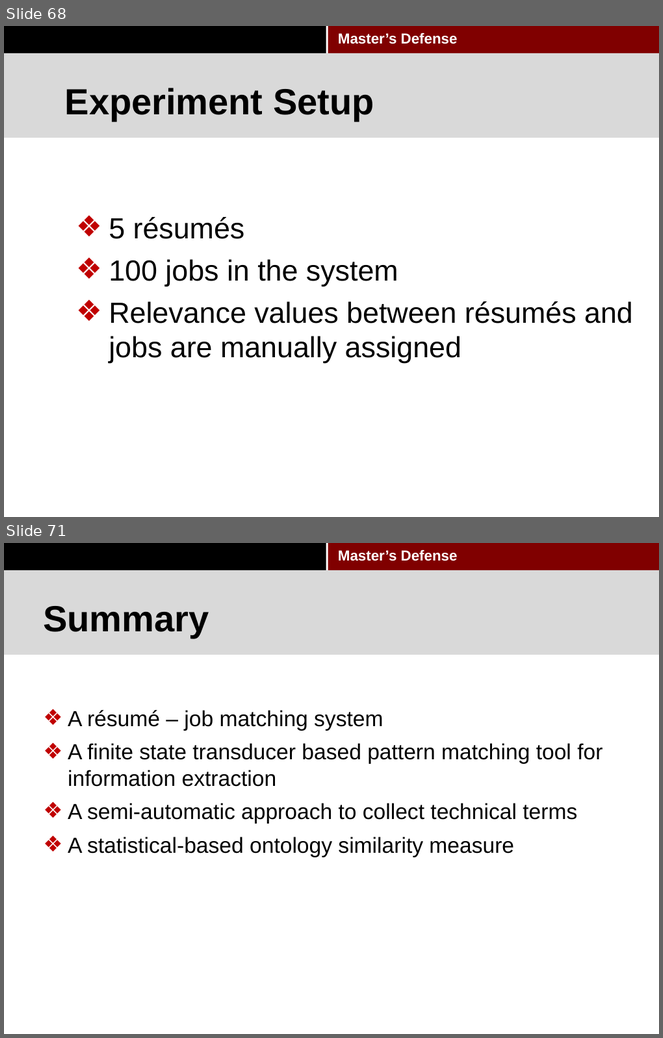
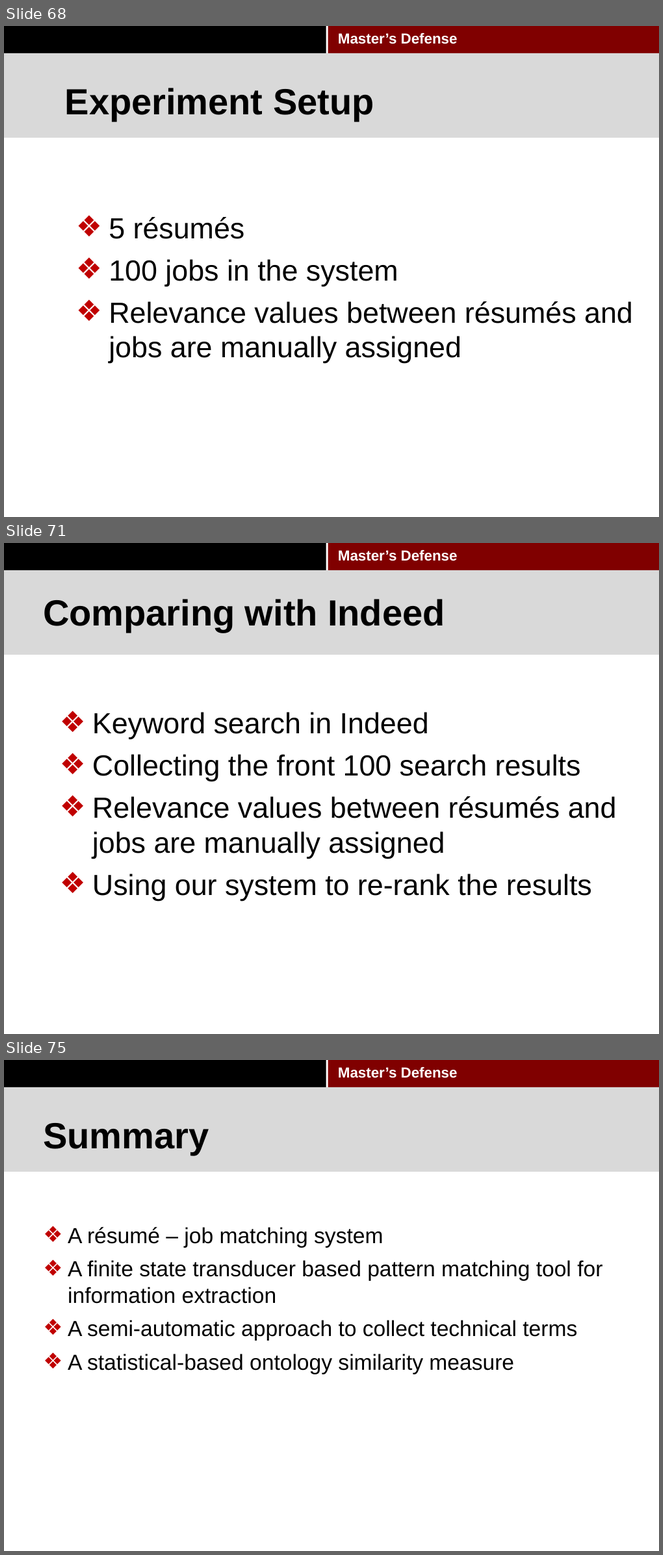
Before and after one commit to pkushiqiang/thesis, a slide deck: media/Master's thesis-2.pptx. Shown one above the other, each under a label of ours: slides 68 and 71 before the commit, slides 68, 71 and 75 after it; the slides between them are not shown. The pictures are 663x1038 and 663x1555 pixels, drawn with LibreOffice and Linux fonts; fonts in the diff are those of the drawing; background and template pictures are left out. Boxes give left, top, right and bottom in pixels: in the first picture for what was removed or moved away, otherwise in the second. Text is boxed around its words. In the diff, an @@ line names an element or a change of style, - is before the commit and + after.

```diff
--- a/media/Master's thesis-2.pptx
+++ b/media/Master's thesis-2.pptx
@@ slide 71 added at (x1=4, y1=543, x2=659, y2=1034), background #FFFFFF; not listed: 4 template elements that a slide beside it also shows @@
@@ title added at (x1=43, y1=599, x2=445, y2=632), 40 pt, text #000000, bold @@
+Comparing with Indeed
@@ text added at (x1=92, y1=712, x2=617, y2=901), 32 pt, text #000000 @@
+❖ Keyword search in Indeed
+❖ Collecting the front 100 search results
+❖ Relevance values between résumés and jobs are manually assigned
+❖ Using our system to re-rank the results
@@ what was slide 71 is now slide 75 @@
```
Also in this commit, not shown: 7 slides changed, 3 other slides added.
